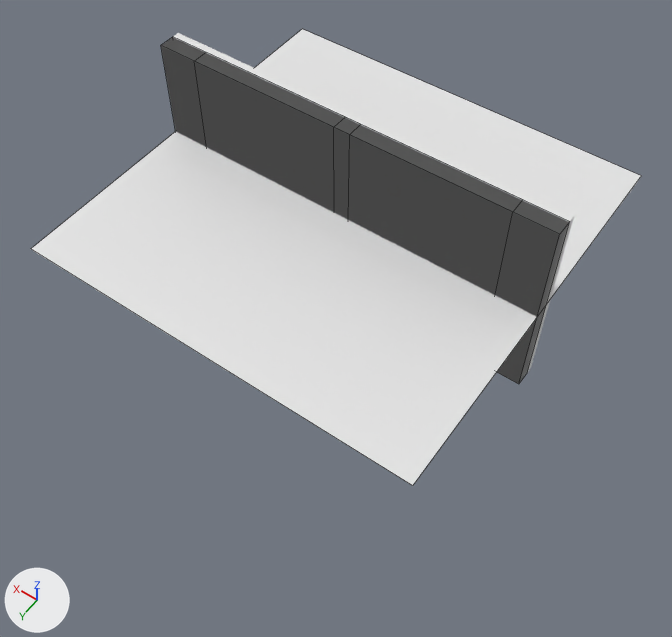
The FBX model Assets/Meshes/aasets_moduls.fbx, before and after one commit.
Camera for both pictures: a 50 mm lens placed at (-4.28, 6.19, 7.64), pointed at (-0.22, 0.51, -1.3). Lighting does not change. The marker at lower left points along +X, +Y and +Z. Mesh edges are drawn as thin lines on the coarser meshes. Where no turn or scale is listed for an object, it has been applied to the vertices.

The scene before the commit, as lines of its bpy script (objects in view):
```python
me_cube_004 = bpy.data.meshes.new('Cube.004')
me_cube_004.from_pydata(...)  # 191 vertices, 188 faces; spans x -2.5..2.5, y -0.1..0.1, z -1.25..1.25
me_cube_006 = bpy.data.meshes.new('Cube.006')
me_cube_006.from_pydata(...)  # 236 vertices, 232 faces; spans x -2.5..2.5, y -0.2..0.2, z -1.25..1.25
me_plane = bpy.data.meshes.new('Plane')
me_plane.from_pydata([(-2.5, -2.5, 0.0), (2.5, -2.5, 0.0), (-2.5, 2.5, 0.0), (2.5, 2.5, 0.0)], [], [(0, 1, 3, 2)])
ob_floor_5x5 = bpy.data.objects.new('floor_5x5', me_plane)
ob_floor_5x5.location = (0.0, 0.0, 0.0)
ob_wall_5m_door = bpy.data.objects.new('wall_5m_door', me_cube_006)
ob_wall_5m_door.location = (0.0, 0.0, 0.0)
ob_wall_5m_window = bpy.data.objects.new('wall_5m_window', me_cube_004)
ob_wall_5m_window.location = (0.0, 0.0, 0.0)
# also in view: 'wall_5m' at (0.0, 0.0, 0.0); 'wall_4m' at (0.0, 0.0, 0.0)
```
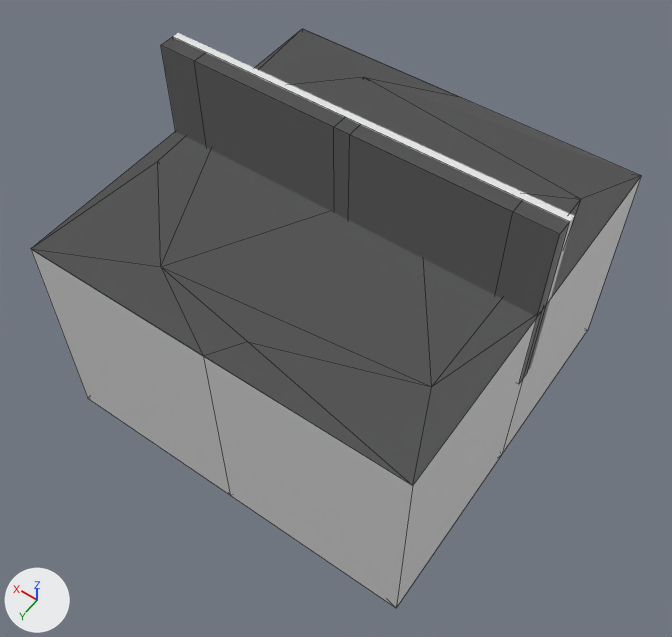
Boxes (x1, y1, x2, y2) around the edits, measured in the pictures (672 x 637 px):
'floor_5x5_cukur', added
    after: (31, 30, 640, 485)
'floor_5x5_cukur_kirik', added
    after: (31, 31, 641, 608)
'floor_5x5', unchanged, covered by the edit
    before: (31, 29, 641, 485)
    after: (32, 29, 641, 484)

The change, as a list of edits to the scene's bpy script:
```text
Add me_plane_004:
    me_plane_004.from_pydata([(-2.5, -2.5, 0.0), (2.5, -2.5, 0.0), (-2.5, 2.5, 0.0), (2.5, 2.5, 0.0), (1.15, 1.86, 0.0), (-0.25, 2.1, 0.0), (-2.07, 1.48, 0.0), (-0.41, -0.89, 0.0), (-2.1, -1.73, 0.0), (1.21, -2.13, 0.0), (2.4, -0.96, 0.0), (2.32, 0.63, 0.0), (0.0, 2.5, 0.0), (0.0, -2.5, 0.0), (-2.5, 0.0, 0.0)], [], [(0, 13, 9, 8), (8, 9, 10, 7), (7, 6, 8), (4, 11, 3), (7, 4, 6), (6, 4, 5), (2, 5, 12), (2, 6, 5), (8, 6, 14), (12, 4, 3), (7, 10, 4), (4, 10, 11), (12, 5, 4), (9, 13, 1, 10), (10, 1, 3, 11), (14, 6, 2), (14, 0, 8)])
Add me_plane_006:
    me_plane_006.from_pydata(...)  # 35 vertices, 48 faces; spans x -2.5..2.5, y -2.5..2.5, z -3.0..0.0
Add ob_floor_5x5_cukur:
    ob_floor_5x5_cukur = bpy.data.objects.new('floor_5x5_cukur', me_plane_004)
    ob_floor_5x5_cukur.location = (0.0, 0.0, 0.0)
Add ob_floor_5x5_cukur_kirik:
    ob_floor_5x5_cukur_kirik = bpy.data.objects.new('floor_5x5_cukur_kirik', me_plane_006)
    ob_floor_5x5_cukur_kirik.location = (0.0, 0.0, 0.0)
```
